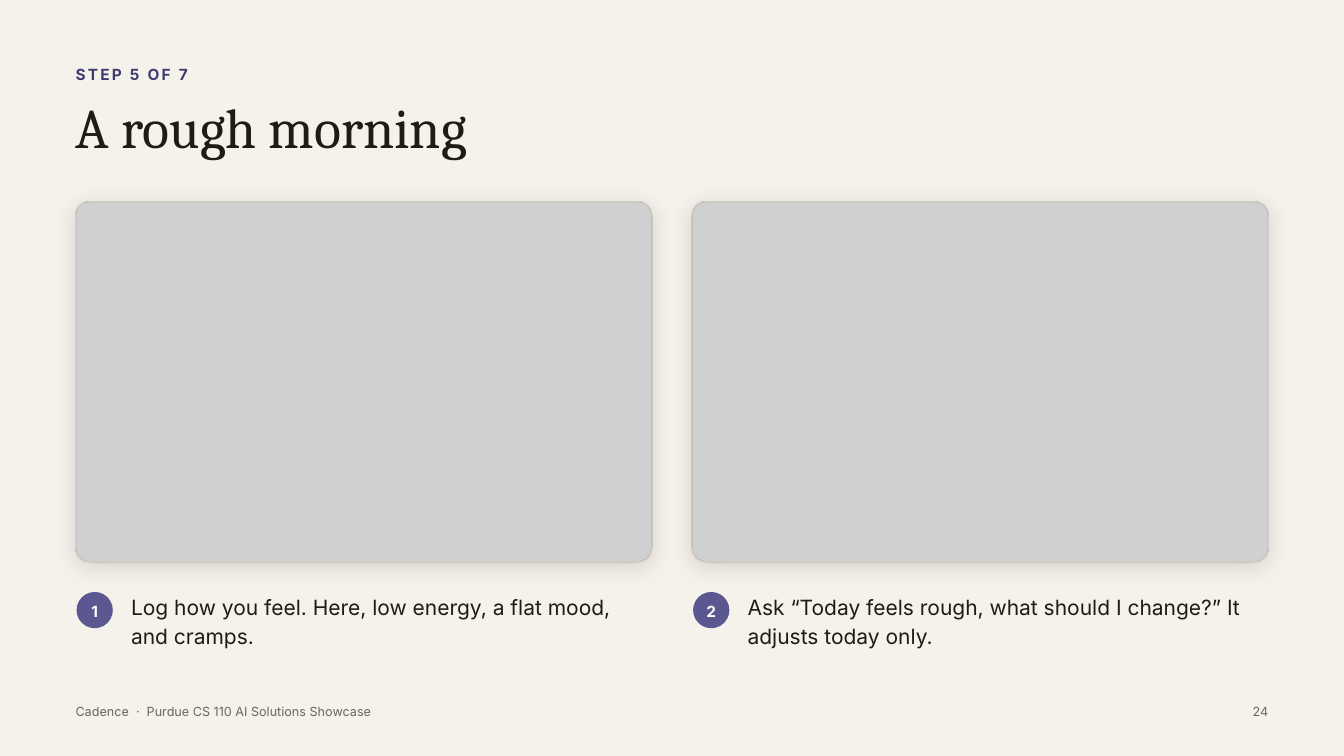
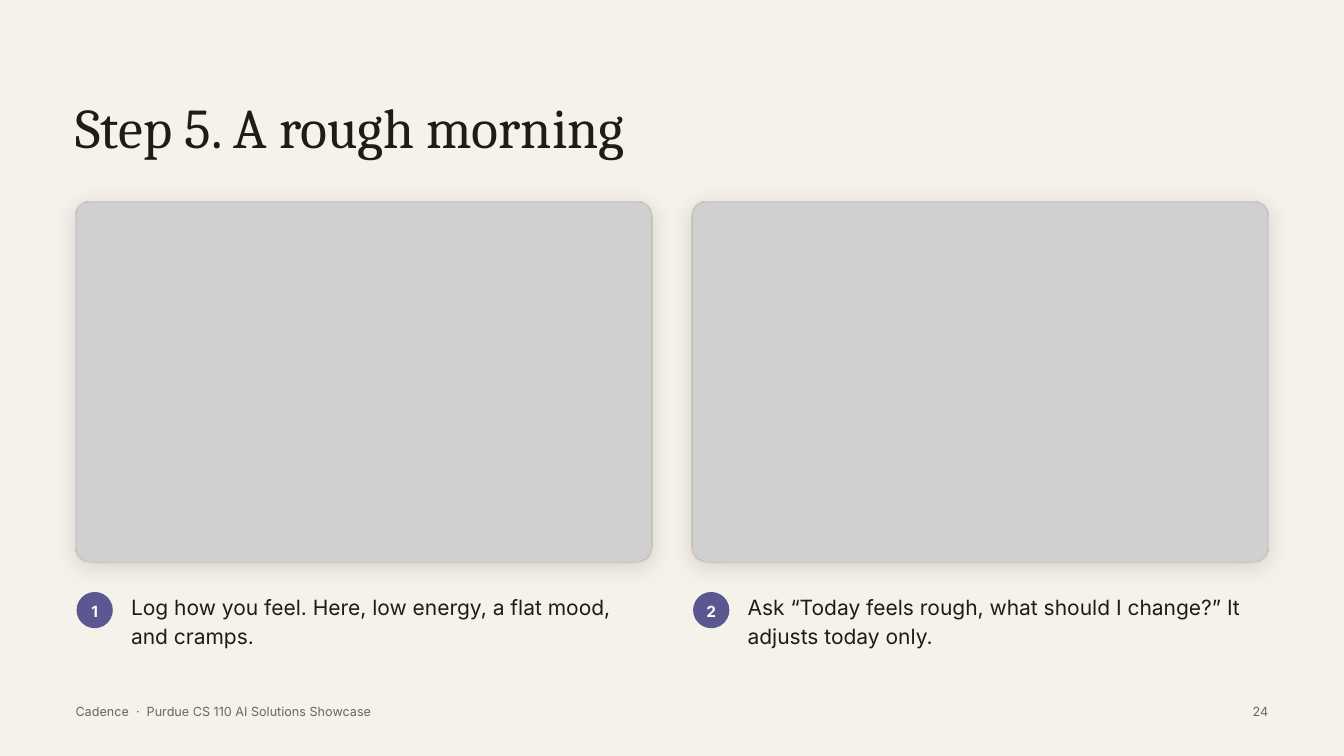
Before and after one commit to tarushvkodes/cadence, a slide deck: slide 24 of deck/Cadence-Capstone.pptx. Drawn at 1344x756 pixels with LibreOffice and Linux fonts; fonts in the diff are those of the drawing; grey boxes stand for pictures. Boxes give left, top, right and bottom in pixels: in the first picture for what was removed or moved away, otherwise in the second. Text is boxed around its words. In the diff, an @@ line names an element or a change of style, - is before the commit and + after.

```diff
--- a/deck/Cadence-Capstone.pptx
+++ b/deck/Cadence-Capstone.pptx
@@ text removed at (76,68,188,80) @@
-STEP 5 OF 7
@@ title at (76,109,625,161): text changed @@
-A rough morning
+Step 5. A rough morning
```
Also in this commit, not shown: 40 other slides changed, 9 other files.
